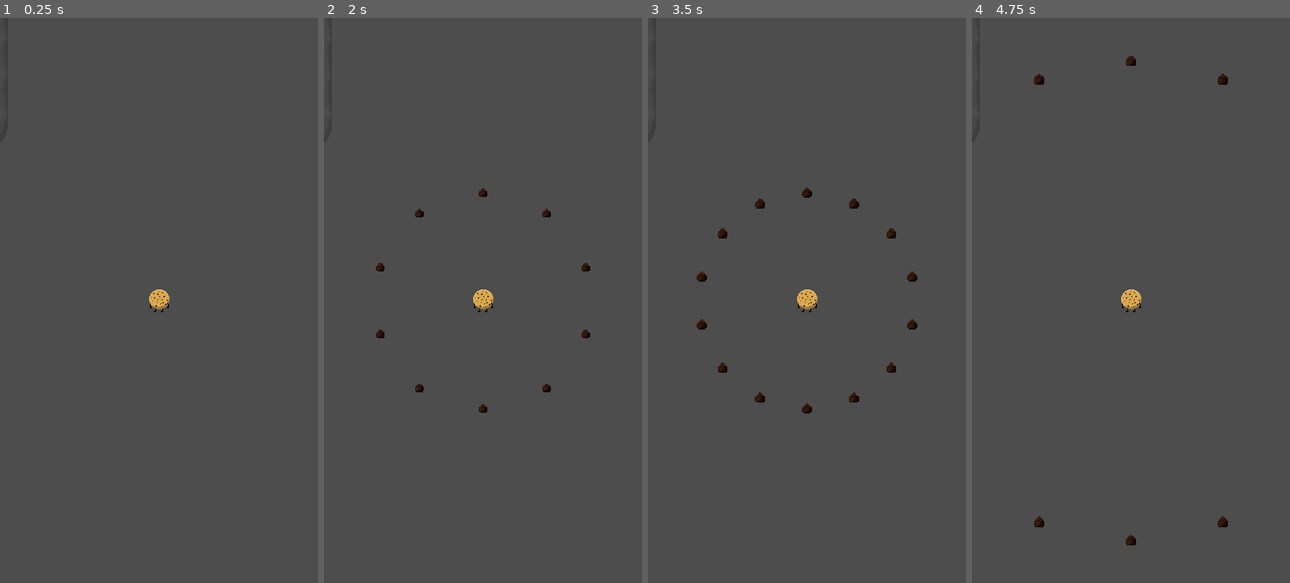
Above: before the commit, frames 1-4 (left to right).
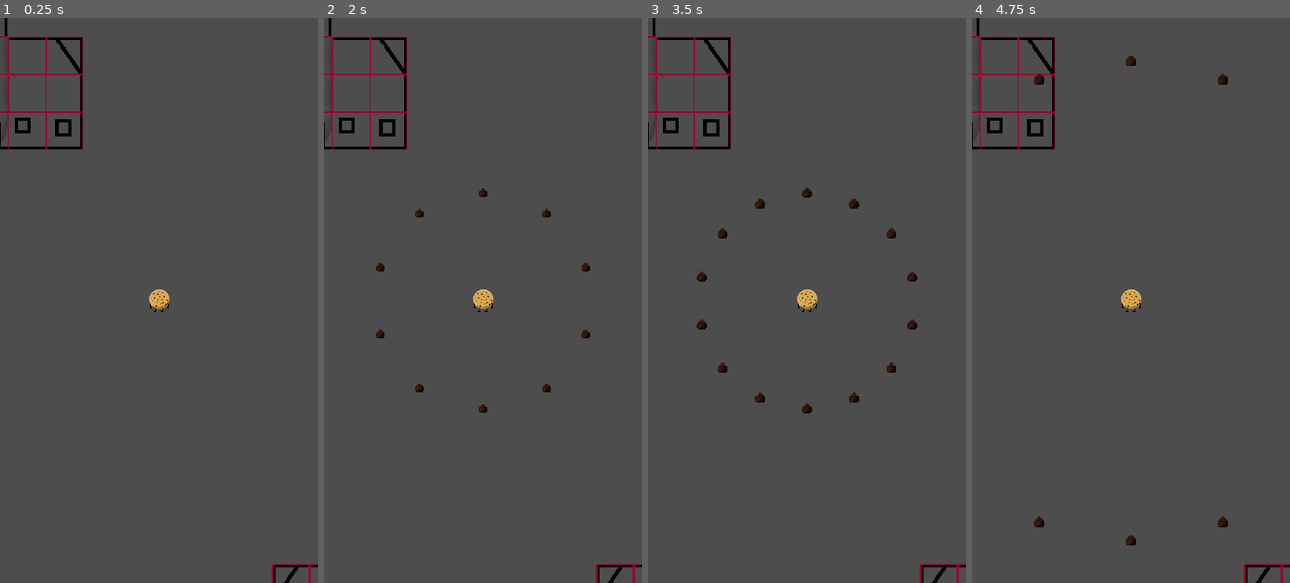
Above: after the commit, the same moments.

Repository: EightLimbed/Tasty-Terminator
Game: Godot game, scene res://Game/Game.tscn
The game is run twice, just before and just after one commit, with the same random seed, the same clock (stepped at 60 frames per second) and the same inputs.
Inputs (mouse positions are in pixels of both pictures, inside the frame that each line leads up to):
- Up to frame 1 (0.25 s): no input
- Up to frame 2 (2 s): tap Enter (ui_accept) at 0.5, 0.77, 1.25, 1.52 s; move the mouse to (552, 272) at 0.52 s; hold Right (ui_right) 0.53-1.28 s; move the mouse to (419, 328) at 1.27 s; hold Down (ui_down) from 1.28 s (still down)
- Up to frame 3 (3.5 s): move the mouse to (838, 176) at 2.02 s; release Down (ui_down) at 2.03 s; hold Right (ui_right) 2.03-2.78 s; tap Enter (ui_accept) at 2.75, 3.02 s; move the mouse to (791, 413) at 2.77 s; hold Up (ui_up) from 2.78 s (still down)
- Up to frame 4 (4.75 s): move the mouse to (1226, 385) at 3.52 s; release Up (ui_up) at 3.53 s; hold Left (ui_left) from 3.53 s (still down); tap Enter (ui_accept) at 3.77, 4.52 s; move the mouse to (1035, 215) at 4.27 s

The runs differ from the first frame. In frame 1, 1.3% of the frame differs, in the area x 0-100%, y 0-100%; in frame 2, 1.3%; in frame 3, 1.3%; in frame 4, 1.3%.

Commit message:
works but is on roads

Diff:
--- a/World/World.gd
+++ b/World/World.gd
@@ -65,17 +65,18 @@
 
 			random.seed = hash(updated_pos)
 			var sx = random.randi_range(3,4)
-			var sy = random.randi_range(3,4)
+			var sy = random.randi_range(2,3)
 			var build_size = Vector2i(sx,sy)
 			if not roads_cache.has(updated_pos):
 
 					if roads_cache.has(updated_pos +directions[0]) or roads_cache.has(updated_pos +directions[1]) or roads_cache.has(updated_pos +directions[2])or roads_cache.has(updated_pos +directions[3]):
-						if random.randi_range(0,10) ==0:
+						if random.randi_range(0,5) ==0:
 
 							for i in build_size.x:
 								for j in build_size.y:
 									var cx = i
 									var cy = j
+									var atlas = Vector2i(1,1)
 									if cy> build_size.y/2:
 										cy -= build_size.y/2
 										cy*= -1
@@ -83,24 +84,18 @@
 										cx -= build_size.x/2
 										cx*= -1
 
-									'''for d in directions.size():
-										if roads_cache.has(updated_pos +directions[d]):
-											if d <= 1:
-												cx = i * -directions[d].x
-											if d >=2:
-												cy = j* -directions[d].y '''
-									if not roads_cache.has(updated_pos + Vector2i(cx , cy)):
-										var atlas = Vector2i(1,1)
-										if not building_cache.has(updated_pos+Vector2i(1,0)+Vector2i(cx,cy)):
-											atlas.x =2
-										if not building_cache.has(updated_pos+Vector2i(0,1)+Vector2i(cx,cy)):
-											atlas.y = 2
-										if not building_cache.has(updated_pos+Vector2i(-1,0)+Vector2i(cx,cy)):
-											atlas.x = 0
-										if not building_cache.has(updated_pos+Vector2i(0,-1)+Vector2i(cx,cy)):
-											atlas.y = 0
-										buildings.set_cell(updated_pos+Vector2i(cx,cy), 0, atlas)
-										if not building_cache.has(updated_pos):
-											building_cache.append(updated_pos)
+									if  not roads_cache.has(updated_pos + Vector2i(cx , cy)) or roads_cache.has(updated_pos + Vector2i(cx , cy)):
+										if not building_cache.has(updated_pos+ Vector2i(cx,cy)):
+											building_cache.append(updated_pos+ Vector2i(cx,cy))
 											if building_cache.size() > cache_size:
 												roads_cache.remove_at(0)
+
+										if not building_cache.has(updated_pos+Vector2i(1,0)+Vector2i(cx,cy)):
+											atlas.x +=1
+										if not building_cache.has(updated_pos+Vector2i(0,1)+Vector2i(cx,cy)):
+											atlas.y +=1
+										if not building_cache.has(updated_pos+Vector2i(-1,0)+Vector2i(cx,cy)):
+											atlas.x -=1
+										if not building_cache.has(updated_pos+Vector2i(0,-1)+Vector2i(cx,cy)):
+											atlas.y -=1
+										buildings.set_cell(updated_pos+Vector2i(cx,cy), 0, atlas)
